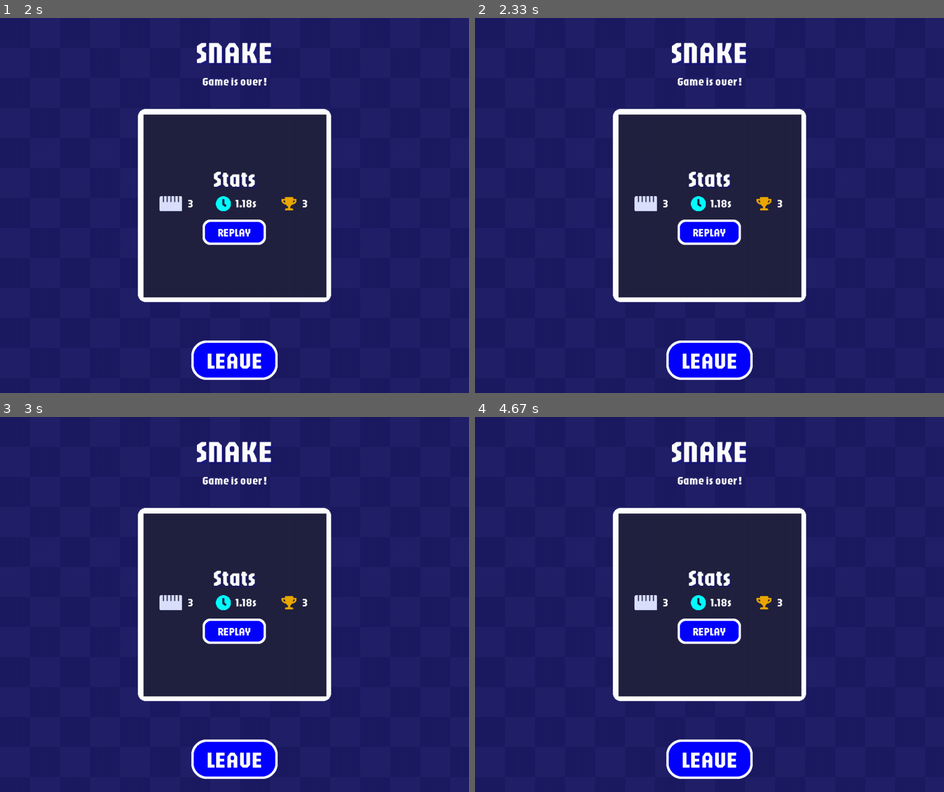
Above: before the commit, frames 1-4 (two rows, left to right).
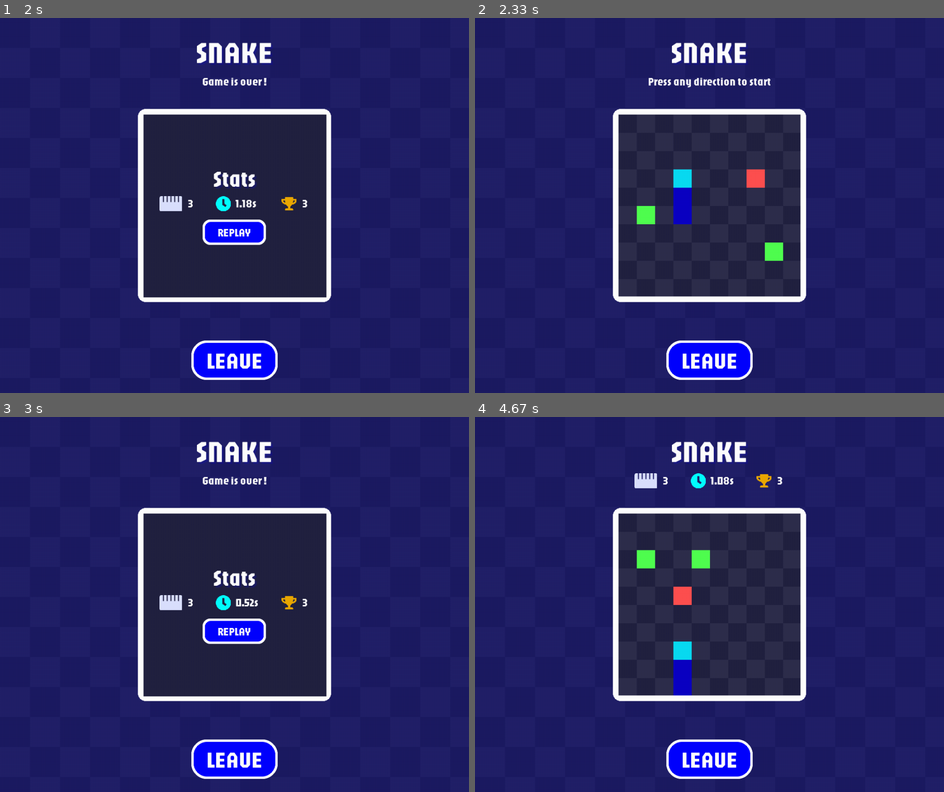
Above: after the commit, the same moments.

Repository: DevJ2K/snakeAI
Game: pygame game, started from srcs/Window.py
The game is run twice, just before and just after one commit, with the same random seed, the same clock (stepped at 60 frames per second) and the same inputs.
Inputs:
- Up to frame 1 (2 s): click "PLAY" at 0.38 s; hold Right 0.67-1.13 s; hold Up 1.17-1.47 s; hold Right 1.5-1.97 s
- Up to frame 2 (2.33 s): tap Enter at 2 s
- Up to frame 3 (3 s): hold Left 2.33-2.87 s
- Up to frame 4 (4.67 s): tap Space at 3.23, 3.63, 3.97, 4.27, 4.4 s; hold Down 3.57-3.87 s; hold Left 3.9-4.3 s; hold Up from 4.33 s (still down)

Frame 1 is identical in both runs. In frame 2, 3.4% of the frame differs, in the area x 30-70%, y 15-75%; in frame 3, less than 0.1%; in frame 4, 3.7%.

Commit message:
✅ : Re-organize folder.

Diff:
--- a/srcs/Window.py
+++ b/srcs/Window.py
@@ -1,11 +1,11 @@
+import os
 import pygame
 import pygame.gfxdraw
 from WindowTheme import WindowTheme
 from srcs.Snake import Snake
-from utils.pygame_utils import draw_bordered_rounded_rect
 from utils import my_cursors
-from window.window_menu import MENU_main
-import os
+import window.window_menu as win_screen
+import window.window_utils as win_utils
 
 
 class Window:
@@ -52,11 +52,11 @@
 
     def current_menu(self):
         if self.menu == "MAIN":
-            MENU_main(self)
+            win_screen.MENU_main(self)
         elif self.menu == "GAME_INTERFACE":
-            self.GAME_interface()
+            win_screen.GAME_interface(self)
         elif self.menu == "COMPUTOR_MENU":
-            self.MENU_computor()
+            win_screen.MENU_computor(self)
         else:
             pass
 
@@ -91,10 +91,12 @@
             self.snake.end_timer()
 
     def handle_gamekey(self, key):
+        head = self.snake.snake[0]
+        if window.snake.is_running is False and window.snake.game_over is True:
+            if key == pygame.K_SPACE or key == pygame.K_RETURN:
+                self.start_new_snake()
         if self.snake.game_over is True:
             return
-
-        head = self.snake.snake[0]
         if key == pygame.K_UP and head.direction != self.snake.DOWN:
             self.next_direction = self.snake.UP
         elif key == pygame.K_DOWN and head.direction != self.snake.UP:
@@ -172,7 +174,8 @@
                         else:
                             button['func']()
 
-            self.add_button(
+            win_utils.add_button(
+                window,
                 button['text'],
                 button['x'],
                 button['y'],
@@ -211,7 +214,8 @@
 
             x += pattern_size
 
-        self.add_text(
+        win_utils.add_text(
+            window,
             text="SNAKE",
             y=32,
             color="#FFFFFF",
@@ -223,209 +227,6 @@
             },
             font=self.fontTitle
         )
-
-    def add_image(
-        self,
-        filename: str,
-        x: int = None,
-        y: int = None,
-        width: int = None,
-        height: int = None
-    ):
-        tmp_path = os.path.dirname(os.path.dirname(os.path.abspath(__file__)))
-
-        img = pygame.image.load(os.path.join(tmp_path, "images", filename))
-
-        x_coord = x
-        y_coord = y
-
-        img_rect = img.get_rect()
-        if x is None and y is None:
-            x_coord = (self.SCREEN_WIDTH / 2) - (img_rect.width / 2)
-            y_coord = (self.SCREEN_HEIGHT / 2) - (img_rect.height / 2)
-        elif x is None:
-            x_coord = (self.SCREEN_WIDTH / 2) - (img_rect.width / 2)
-        elif y is None:
-            y_coord = (self.SCREEN_HEIGHT / 2) - (img_rect.height / 2)
-
-        width = img_rect.width if width is None else width
-        height = img_rect.height if height is None else height
-
-        img = pygame.transform.scale(img, (width, height))
-
-        self.canvas.blit(img, pygame.Rect(x_coord, y_coord, width, height))
-
-    def add_text(
-            self,
-            text: str,
-            x: int = None,
-            y: int = None,
-            color: str = "#FFFFFF",
-            shadow: dict = None,
-            font: pygame.font.Font = None
-    ):
-        if font is None:
-            font = self.fontText
-        text_render = font.render(text, True, color)
-        x_coord = x
-        y_coord = y
-
-        text_rect = text_render.get_rect()
-        if x is None and y is None:
-            x_coord = (self.SCREEN_WIDTH / 2) - (text_rect.width / 2)
-            y_coord = (self.SCREEN_HEIGHT / 2) - (text_rect.height / 2)
-        elif x is None:
-            x_coord = (self.SCREEN_WIDTH / 2) - (text_rect.width / 2)
-        elif y is None:
-            y_coord = (self.SCREEN_HEIGHT / 2) - (text_rect.height / 2)
-
-        if shadow:
-            text_shadow = font.render(text, True, shadow['color'])
-            text_shadow.set_alpha(shadow['opacity'])
-            shadow_x = x_coord + shadow['x']
-            shadow_y = y_coord + shadow['y']
-            self.canvas.blit(text_shadow, [shadow_x, shadow_y])
-        self.canvas.blit(text_render, [x_coord, y_coord])
-
-    def add_button(
-            self,
-            text: str,
-            x: int = None,
-            y: int = None,
-            font: pygame.font.Font = None,
-            color: str = "#FFFFFF",
-            bg_default: str = "#000000",
-            bg_hover: str = "#4F4F4F",
-            stroke: str = "#FFFFFF",
-            border_radius: int = 32,
-            func: callable = print,
-            func_params: tuple = None,
-            hover: bool = False,
-            append: bool = True
-    ):
-
-        # Padding var
-        px = 32
-        py = 12
-        if font is None:
-            font = self.fontButton
-        text_render = font.render(text, True, color)
-        x_coord = x
-        y_coord = y
-
-        bg_color = bg_hover if hover is True else bg_default
-        text_rect = text_render.get_rect()
-        if x is None and y is None:
-            x_coord = (self.SCREEN_WIDTH / 2) - (text_rect.width / 2)
-            y_coord = (self.SCREEN_HEIGHT / 2) - (text_rect.height / 2)
-        elif x is None:
-            x_coord = (self.SCREEN_WIDTH / 2) - (text_rect.width / 2)
-        elif y is None:
-            y_coord = (self.SCREEN_HEIGHT / 2) - (text_rect.height / 2)
-
-        # rect_bg = pygame.draw.rect(self.canvas, bg_color, pygame.Rect(
-        #     x_coord - px, y_coord - py,
-        #     text_rect.width + (px * 2),
-        #     text_rect.height + (py * 2)),
-        #     0,
-        #     64
-        # )
-
-        # def draw_circle(surface, x, y, radius, color):
-        #     gfxdraw.aacircle(surface, x, y, radius, color)
-        #     gfxdraw.filled_circle(surface, x, y, radius, color)
-
-        button_rect = pygame.Rect(
-            x_coord - px, y_coord - py,
-            text_rect.width + (px * 2),
-            text_rect.height + (py * 2))
-
-        draw_bordered_rounded_rect(
-            self.canvas,
-            button_rect,
-            pygame.Color(bg_color),
-            pygame.Color(stroke),
-            border_radius,
-            5
-        )
-        # while True:
-        #     try:
-        #         break
-        #     except:
-        #         border_radius -= 8
-        # print(border_radius)
-
-        if append:
-            self.buttons.append(
-                {
-                    "text": text,
-                    "x": x,
-                    "y": y,
-                    "color": color,
-                    "font": font,
-                    "bg_default": bg_default,
-                    "bg_hover": bg_hover,
-                    "stroke": stroke,
-                    "border_radius": border_radius,
-                    "hitbox": button_rect,
-                    "func": func,
-                    "func_params": func_params
-                }
-            )
-
-        self.canvas.blit(text_render, [x_coord, y_coord])
-
-    def MENU_main(self):
-        self.add_button(
-            text="PLAY",
-            y=self.SCREEN_HEIGHT / 2 - 140,
-            bg_default=self.theme['btn'],
-            bg_hover=self.theme['btn-hover'],
-            func=self.start_new_snake,
-            func_params=None
-        )
-        self.add_button(
-            text="COMPUTOR",
-            bg_default=self.theme['btn'],
-            bg_hover=self.theme['btn-hover'],
-            func=self.switch_menu,
-            func_params="COMPUTOR_MENU"
-        )
-
-        self.add_button(
-            text="LEAVE",
-            y=self.SCREEN_HEIGHT / 2 + 80,
-            bg_default=self.theme['btn'],
-            bg_hover=self.theme['btn-hover'],
-            func=self.exit_window
-        )
-
-    def MENU_computor(self):
-        self.add_button(
-            text="VISUALIZATION",
-            y=self.SCREEN_HEIGHT / 2 - 140,
-            bg_default=self.theme['btn'],
-            bg_hover=self.theme['btn-hover'],
-            func=self.start_new_snake,
-            func_params=None
-        )
-        self.add_button(
-            text="TRAINING",
-            bg_default=self.theme['btn'],
-            bg_hover=self.theme['btn-hover'],
-            func=self.start_new_snake,
-            func_params=None
-        )
-
-        self.add_button(
-            text="BACK",
-            y=self.SCREEN_HEIGHT / 2 + 80,
-            bg_default=self.theme['btn'],
-            bg_hover=self.theme['btn-hover'],
-            func=self.switch_menu,
-            func_params="MAIN"
-        )
-        pass
 
     def draw_on_board(
             self,
@@ -519,60 +320,14 @@
 
     def display_game_info(self, y: int):
         x_center = self.SCREEN_WIDTH / 2
-        self.add_image("len.png", x_center - 160, y, 48, 32)
-        self.add_text(str(self.snake.snake_length), x_center - 100, y)
-
-        self.add_image("timer.png", x_center - 40, y, 32, 32)
-        self.add_text(f"{self.snake.get_timer():.2f}s", x_center + 2, y)
-
-        self.add_image("trophy.png", x_center + 100, y, 32, 32)
-        self.add_text(str(self.snake.max_snake_length), x_center + 144, y)
-
-    def GAME_interface(self):
-
-        draw_snake = self.snake.game_over is False
-        value = self.create_snakeboard(self.snake.size, draw_snake)
-        x_size, y_size, x_start, y_start = value
-        if self.snake.is_running is False and self.snake.game_over is False:
-            self.add_text("Press any direction to start", y=120)
-        elif self.snake.is_running is False and self.snake.game_over is True:
-            pygame.draw.rect(
-                self.canvas,
-                self.theme['board2'],
-                pygame.Rect(x_start, y_start, x_size, y_size)
-            )
-            self.add_text("Game is over !", y=120)
-
-            self.add_text(
-                "Stats",
-                y=self.SCREEN_HEIGHT / 2 - 88,
-                font=self.fontButton,
-                shadow={
-                    "color": self.theme['accent'],
-                    "opacity": 42,
-                    "x": 4,
-                    "y": 4,
-                })
-            self.display_game_info(y=self.SCREEN_HEIGHT / 2 - 20)
-            self.add_button(
-                "REPLAY",
-                y=self.SCREEN_HEIGHT / 2 + 42,
-                font=self.fontText,
-                bg_default=self.theme['btn'],
-                bg_hover=self.theme['btn-hover'],
-                border_radius=16,
-                func=self.start_new_snake,
-                func_params=None
-            )
-        else:
-            self.display_game_info(y=120)
-        self.add_button(
-            text="LEAVE",
-            y=self.SCREEN_HEIGHT - 100,
-            bg_default=self.theme['btn'],
-            bg_hover=self.theme['btn-hover'],
-            func=self.leave_game
-        )
+        win_utils.add_image(window, "len.png", x_center - 160, y, 48, 32)
+        win_utils.add_text(window, str(self.snake.snake_length), x_center - 100, y)
+
+        win_utils.add_image(window, "timer.png", x_center - 40, y, 32, 32)
+        win_utils.add_text(window, f"{self.snake.get_timer():.2f}s", x_center + 2, y)
+
+        win_utils.add_image(window, "trophy.png", x_center + 100, y, 32, 32)
+        win_utils.add_text(window, str(self.snake.max_snake_length), x_center + 144, y)
 
 
 if __name__ == "__main__":
--- a/srcs/window/window_menu.py
+++ b/srcs/window/window_menu.py
@@ -1,7 +1,14 @@
-# from Window import Window
+from Window import Window
+from window.window_utils import add_button, add_image, add_text
+import pygame
 
-def MENU_main(window):
-    window.add_button(
+
+#####################################
+### MAIN MENU #######################
+#####################################
+def MENU_main(window: Window):
+    add_button(
+        window=window,
         text="PLAY",
         y=window.SCREEN_HEIGHT / 2 - 140,
         bg_default=window.theme['btn'],
@@ -9,7 +16,8 @@
         func=window.start_new_snake,
         func_params=None
     )
-    window.add_button(
+    add_button(
+        window=window,
         text="COMPUTOR",
         bg_default=window.theme['btn'],
         bg_hover=window.theme['btn-hover'],
@@ -17,10 +25,94 @@
         func_params="COMPUTOR_MENU"
     )
 
-    window.add_button(
+    add_button(
+        window=window,
         text="LEAVE",
         y=window.SCREEN_HEIGHT / 2 + 80,
         bg_default=window.theme['btn'],
         bg_hover=window.theme['btn-hover'],
         func=window.exit_window
     )
+
+#####################################
+### GAME INTERFACE ##################
+#####################################
+def GAME_interface(window: Window):
+    draw_snake = window.snake.game_over is False
+    value = window.create_snakeboard(window.snake.size, draw_snake)
+    x_size, y_size, x_start, y_start = value
+    if window.snake.is_running is False and window.snake.game_over is False:
+        add_text(window, "Press any direction to start", y=120)
+    elif window.snake.is_running is False and window.snake.game_over is True:
+        pygame.draw.rect(
+            window.canvas,
+            window.theme['board2'],
+            pygame.Rect(x_start, y_start, x_size, y_size)
+        )
+        add_text(window, "Game is over !", y=120)
+
+        add_text(
+            window,
+            "Stats",
+            y=window.SCREEN_HEIGHT / 2 - 88,
+            font=window.fontButton,
+            shadow={
+                "color": window.theme['accent'],
+                "opacity": 42,
+                "x": 4,
+                "y": 4,
+            })
+        window.display_game_info(y=window.SCREEN_HEIGHT / 2 - 20)
+        add_button(
+            window,
+            "REPLAY",
+            y=window.SCREEN_HEIGHT / 2 + 42,
+            font=window.fontText,
+            bg_default=window.theme['btn'],
+            bg_hover=window.theme['btn-hover'],
+            border_radius=16,
+            func=window.start_new_snake,
+            func_params=None
+        )
+    else:
+        window.display_game_info(y=120)
+    add_button(
+        window=window,
+        text="LEAVE",
+        y=window.SCREEN_HEIGHT - 100,
+        bg_default=window.theme['btn'],
+        bg_hover=window.theme['btn-hover'],
+        func=window.leave_game
+    )
+
+#####################################
+### MENU COMPUTOR ###################
+#####################################
+def MENU_computor(window: Window):
+    add_button(
+        window=window,
+        text="VISUALIZATION",
+        y=window.SCREEN_HEIGHT / 2 - 140,
+        bg_default=window.theme['btn'],
+        bg_hover=window.theme['btn-hover'],
+        func=window.start_new_snake,
+        func_params=None
+    )
+    add_button(
+        window=window,
+        text="TRAINING",
+        bg_default=window.theme['btn'],
+        bg_hover=window.theme['btn-hover'],
+        func=window.start_new_snake,
+        func_params=None
+    )
+
+    add_button(
+        window=window,
+        text="BACK",
+        y=window.SCREEN_HEIGHT / 2 + 80,
+        bg_default=window.theme['btn'],
+        bg_hover=window.theme['btn-hover'],
+        func=window.switch_menu,
+        func_params="MAIN"
+    )
--- /dev/null
+++ b/srcs/window/window_utils.py
@@ -0,0 +1,140 @@
+# from Window import Window
+from utils.pygame_utils import draw_bordered_rounded_rect
+import pygame
+import os
+
+
+def add_button(
+        window,
+        text: str,
+        x: int = None,
+        y: int = None,
+        font: pygame.font.Font = None,
+        color: str = "#FFFFFF",
+        bg_default: str = "#000000",
+        bg_hover: str = "#4F4F4F",
+        stroke: str = "#FFFFFF",
+        border_radius: int = 32,
+        func: callable = print,
+        func_params: tuple = None,
+        hover: bool = False,
+        append: bool = True
+):
+
+    # Padding var
+    px = 32
+    py = 12
+    if font is None:
+        font = window.fontButton
+    text_render = font.render(text, True, color)
+    x_coord = x
+    y_coord = y
+
+    bg_color = bg_hover if hover is True else bg_default
+    text_rect = text_render.get_rect()
+    if x is None and y is None:
+        x_coord = (window.SCREEN_WIDTH / 2) - (text_rect.width / 2)
+        y_coord = (window.SCREEN_HEIGHT / 2) - (text_rect.height / 2)
+    elif x is None:
+        x_coord = (window.SCREEN_WIDTH / 2) - (text_rect.width / 2)
+    elif y is None:
+        y_coord = (window.SCREEN_HEIGHT / 2) - (text_rect.height / 2)
+
+    button_rect = pygame.Rect(
+        x_coord - px, y_coord - py,
+        text_rect.width + (px * 2),
+        text_rect.height + (py * 2))
+
+    draw_bordered_rounded_rect(
+        window.canvas,
+        button_rect,
+        pygame.Color(bg_color),
+        pygame.Color(stroke),
+        border_radius,
+        5
+    )
+
+    if append:
+        window.buttons.append(
+            {
+                "text": text,
+                "x": x,
+                "y": y,
+                "color": color,
+                "font": font,
+                "bg_default": bg_default,
+                "bg_hover": bg_hover,
+                "stroke": stroke,
+                "border_radius": border_radius,
+                "hitbox": button_rect,
+                "func": func,
+                "func_params": func_params
+            }
+        )
+
+    window.canvas.blit(text_render, [x_coord, y_coord])
+
+
+def add_image(
+    window,
+    filename: str,
+    x: int = None,
+    y: int = None,
+    width: int = None,
+    height: int = None
+):
+    tmp_path = os.path.dirname(os.path.dirname(os.path.abspath(__file__)))
+    tmp_path = os.path.dirname(tmp_path)
+
+    img = pygame.image.load(os.path.join(tmp_path, "images", filename))
+
+    x_coord = x
+    y_coord = y
+
+    img_rect = img.get_rect()
+    if x is None and y is None:
+        x_coord = (window.SCREEN_WIDTH / 2) - (img_rect.width / 2)
+        y_coord = (window.SCREEN_HEIGHT / 2) - (img_rect.height / 2)
+    elif x is None:
+        x_coord = (window.SCREEN_WIDTH / 2) - (img_rect.width / 2)
+    elif y is None:
+        y_coord = (window.SCREEN_HEIGHT / 2) - (img_rect.height / 2)
+
+    width = img_rect.width if width is None else width
+    height = img_rect.height if height is None else height
+
+    img = pygame.transform.scale(img, (width, height))
+
+    window.canvas.blit(img, pygame.Rect(x_coord, y_coord, width, height))
+
+def add_text(
+        window,
+        text: str,
+        x: int = None,
+        y: int = None,
+        color: str = "#FFFFFF",
+        shadow: dict = None,
+        font: pygame.font.Font = None
+):
+    if font is None:
+        font = window.fontText
+    text_render = font.render(text, True, color)
+    x_coord = x
+    y_coord = y
+
+    text_rect = text_render.get_rect()
+    if x is None and y is None:
+        x_coord = (window.SCREEN_WIDTH / 2) - (text_rect.width / 2)
+        y_coord = (window.SCREEN_HEIGHT / 2) - (text_rect.height / 2)
+    elif x is None:
+        x_coord = (window.SCREEN_WIDTH / 2) - (text_rect.width / 2)
+    elif y is None:
+        y_coord = (window.SCREEN_HEIGHT / 2) - (text_rect.height / 2)
+
+    if shadow:
+        text_shadow = font.render(text, True, shadow['color'])
+        text_shadow.set_alpha(shadow['opacity'])
+        shadow_x = x_coord + shadow['x']
+        shadow_y = y_coord + shadow['y']
+        window.canvas.blit(text_shadow, [shadow_x, shadow_y])
+    window.canvas.blit(text_render, [x_coord, y_coord])
